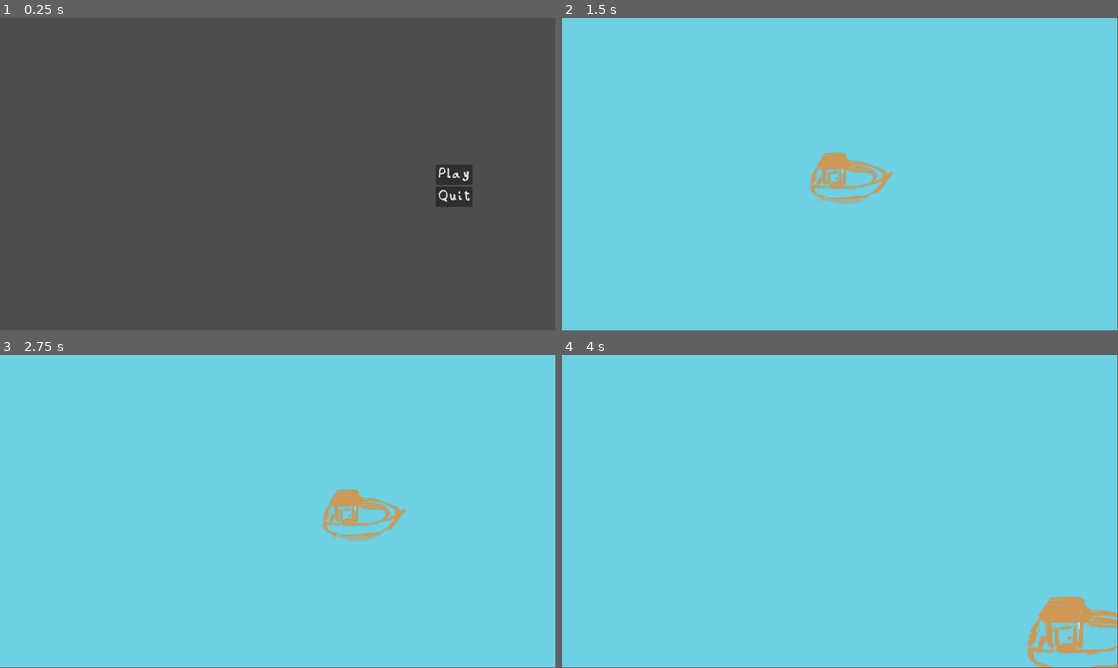
Above: before the commit, frames 1-4 (two rows, left to right).
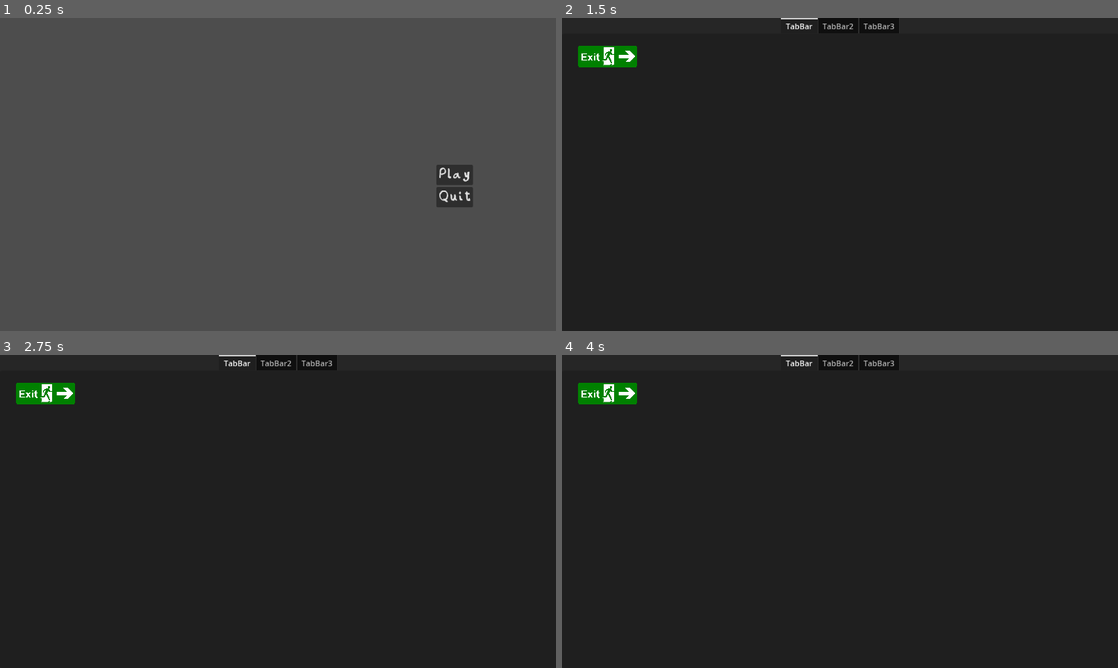
Above: after the commit, the same moments.

Repository: Unigiri-Studio/KelvinGameJam
Game: Godot game, scene res://scene/menu/startMenu.tscn
Same seed, same stepped clock (60 frames per second), same inputs: the game is played once before the commit and once after it.
Inputs (mouse positions are in pixels of both pictures, inside the frame that each line leads up to):
- Up to frame 1 (0.25 s): no input
- Up to frame 2 (1.5 s): click "Play" at 0.5 s; click (600, 55) at 1.27 s
- Up to frame 3 (2.75 s): tap Enter at 2 s; move the mouse to (400, 495) at 2.02 s; press the mouse at (400, 495) at 2.03 s; hold D (sailRight) from 2.03 s (still down)
- Up to frame 4 (4 s): move the mouse to (728, 527) at 2.77 s; release D (sailRight) at 2.78 s; release the mouse at (728, 527) at 2.78 s; hold S (sailBackwards) 2.78-3.53 s; tap Space (modeChange) at 2.85 s; move the mouse to (895, 442) at 3.52 s; press the mouse at (895, 442) at 3.53 s; hold D (sailRight) from 3.53 s (still down)
In our replay, the window is 799x449 before the commit and 800x450 after it. These sizes can differ from the game's own. Grey fills any space a smaller window leaves; there, only what the larger window draws over its background counts as a difference.

The runs differ from the first frame. In frame 1, 0.2% of the frame differs, in the area x 78-85%, y 47-61%; in frame 2, 100%, in the area x 0-100%, y 0-100%; in frame 3, 100%; in frame 4, 100%.

Commit message:
made burger, pause menu, exit

Diff:
--- a/kelvin's-katch/project.godot
+++ b/kelvin's-katch/project.godot
@@ -22,6 +22,11 @@
 [autoload]
 
 DrawLine3d="*res://script/global/DrawLine3D.gd"
+
+[display]
+
+window/stretch/mode="viewport"
+window/stretch/aspect="expand"
 
 [gui]
 
--- /dev/null
+++ b/kelvin's-katch/scene/Catalogue.tscn
@@ -0,0 +1,109 @@
+[gd_scene load_steps=3 format=3 uid="uid://byoia042d5o5"]
+
+[ext_resource type="Script" path="res://script/catalogue/catalogue.gd" id="1_5kvlg"]
+[ext_resource type="Texture2D" uid="uid://cxx4kowtoban7" path="res://assets/exit.png" id="1_xdwo8"]
+
+[node name="Catalog" type="Control"]
+layout_mode = 3
+anchors_preset = 15
+anchor_right = 1.0
+anchor_bottom = 1.0
+grow_horizontal = 2
+grow_vertical = 2
+script = ExtResource("1_5kvlg")
+
+[node name="ColorRect" type="ColorRect" parent="."]
+layout_mode = 1
+anchors_preset = 15
+anchor_right = 1.0
+anchor_bottom = 1.0
+grow_horizontal = 2
+grow_vertical = 2
+color = Color(0.151276, 0.151276, 0.151276, 1)
+
+[node name="CenterContainer" type="CenterContainer" parent="."]
+layout_mode = 1
+anchors_preset = 15
+anchor_right = 1.0
+anchor_bottom = 1.0
+grow_horizontal = 2
+grow_vertical = 2
+
+[node name="TabContainer" type="TabContainer" parent="."]
+layout_mode = 1
+anchors_preset = 15
+anchor_right = 1.0
+anchor_bottom = 1.0
+grow_horizontal = 2
+grow_vertical = 2
+tab_alignment = 1
+current_tab = 0
+
+[node name="TabBar" type="TabBar" parent="TabContainer"]
+layout_mode = 2
+metadata/_tab_index = 0
+
+[node name="Button" type="Button" parent="TabContainer/TabBar"]
+layout_mode = 1
+anchors_preset = 8
+anchor_left = 0.5
+anchor_top = 0.5
+anchor_right = 0.5
+anchor_bottom = 0.5
+offset_left = -548.0
+offset_top = -291.5
+offset_right = -418.0
+offset_bottom = -230.5
+grow_horizontal = 2
+grow_vertical = 2
+icon = ExtResource("1_xdwo8")
+flat = true
+expand_icon = true
+
+[node name="TabBar2" type="TabBar" parent="TabContainer"]
+visible = false
+layout_mode = 2
+metadata/_tab_index = 1
+
+[node name="Button" type="Button" parent="TabContainer/TabBar2"]
+layout_mode = 1
+anchors_preset = 8
+anchor_left = 0.5
+anchor_top = 0.5
+anchor_right = 0.5
+anchor_bottom = 0.5
+offset_left = -548.0
+offset_top = -291.5
+offset_right = -418.0
+offset_bottom = -230.5
+grow_horizontal = 2
+grow_vertical = 2
+icon = ExtResource("1_xdwo8")
+flat = true
+expand_icon = true
+
+[node name="TabBar3" type="TabBar" parent="TabContainer"]
+visible = false
+layout_mode = 2
+metadata/_tab_index = 2
+
+[node name="Button" type="Button" parent="TabContainer/TabBar3"]
+layout_mode = 1
+anchors_preset = 8
+anchor_left = 0.5
+anchor_top = 0.5
+anchor_right = 0.5
+anchor_bottom = 0.5
+offset_left = -548.0
+offset_top = -291.5
+offset_right = -418.0
+offset_bottom = -230.5
+grow_horizontal = 2
+grow_vertical = 2
+icon = ExtResource("1_xdwo8")
+flat = true
+expand_icon = true
+
+[connection signal="pressed" from="TabContainer/TabBar/Button" to="." method="_on_button_pressed"]
+[connection signal="pressed" from="TabContainer/TabBar2/Button" to="." method="_on_button_pressed"]
+[connection signal="pressed" from="TabContainer/TabBar3/Button" to="." method="_on_button_pressed"]
--- a/kelvin's-katch/scene/main.tscn
+++ b/kelvin's-katch/scene/main.tscn
@@ -1,13 +1,16 @@
-[gd_scene load_steps=4 format=3 uid="uid://b7ym30s3dqf1i"]
+[gd_scene load_steps=6 format=3 uid="uid://b7ym30s3dqf1i"]
 
 [ext_resource type="PackedScene" uid="uid://civ6o0pdiqoww" path="res://scene/player/player.tscn" id="1_amkwu"]
 [ext_resource type="Script" path="res://script/boid-demo/main.gd" id="1_s5pci"]
+[ext_resource type="Script" path="res://script/main.gd" id="1_vdc30"]
+[ext_resource type="Texture2D" uid="uid://dx3me2ddiv3xj" path="res://assets/hamburger.png" id="3_veglv"]
 
 [sub_resource type="Environment" id="Environment_mkmn8"]
 background_mode = 1
 background_color = Color(0.426014, 0.81733, 0.889096, 1)
 
 [node name="main" type="Node3D"]
+script = ExtResource("1_vdc30")
 
 [node name="world" type="Node3D" parent="."]
 
@@ -23,3 +26,23 @@
 [node name="Camera" type="Camera3D" parent="."]
 transform = Transform3D(1, 0, 0, 0, 0.707107, 0.707107, 0, -0.707107, 0.707107, 0, 15, 15)
 script = ExtResource("1_s5pci")
+
+[node name="Hamburger" type="Control" parent="."]
+layout_mode = 3
+anchors_preset = 15
+anchor_right = 1.0
+anchor_bottom = 1.0
+grow_horizontal = 2
+grow_vertical = 2
+
+[node name="Button" type="Button" parent="Hamburger"]
+layout_mode = 0
+offset_left = 32.0
+offset_top = 35.0
+offset_right = 123.0
+offset_bottom = 116.0
+icon = ExtResource("3_veglv")
+vertical_icon_alignment = 0
+expand_icon = true
+
+[connection signal="pressed" from="Hamburger/Button" to="." method="_on_button_pressed"]
--- /dev/null
+++ b/kelvin's-katch/script/catalogue/catalogue.gd
@@ -0,0 +1,17 @@
+extends Control
+
+
+# Called when the node enters the scene tree for the first time.
+func _ready() -> void:
+	process_mode = Node.PROCESS_MODE_WHEN_PAUSED
+
+
+# Called every frame. 'delta' is the elapsed time since the previous frame.
+func _process(delta: float) -> void:
+	pass
+
+
+func _on_button_pressed() -> void:
+	#get_tree().change_scene_to_file("res://scene/main.tscn")
+	get_tree().paused = false
+	self.hide()
--- /dev/null
+++ b/kelvin's-katch/script/main.gd
@@ -0,0 +1,20 @@
+extends Node3D
+
+var catalogue_scene = load("res://scene/Catalogue.tscn").instantiate()
+
+
+# Called when the node enters the scene tree for the first time.
+func _ready() -> void:
+	add_child(catalogue_scene)
+	catalogue_scene.hide()
+	process_mode = Node.PROCESS_MODE_PAUSABLE
+
+
+# Called every frame. 'delta' is the elapsed time since the previous frame.
+func _process(delta: float) -> void:
+	pass
+
+
+func _on_button_pressed() -> void:
+	get_tree().paused = true
+	catalogue_scene.show()
--- a/kelvin's-katch/script/menu/start_menu.gd
+++ b/kelvin's-katch/script/menu/start_menu.gd
@@ -2,8 +2,7 @@
 
 # Called when the node enters the scene tree for the first time.
 func _ready():
-	pass # Replace with function body.
-
+	process_mode = Node.PROCESS_MODE_ALWAYS
 
 # Called every frame. 'delta' is the elapsed time since the previous frame.
 func _process(delta):
@@ -12,6 +11,7 @@
 
 func _start_button_pressed():
 	get_tree().change_scene_to_file("res://scene/main.tscn")
+	#get_tree().paused = false
 
 
 func _quit_button_pressed():
Binary file added: kelvin's-katch/assets/exit.png
Not shown, added: kelvin's-katch/assets/exit.png.import
Binary file added: kelvin's-katch/assets/hamburger.png
Not shown, added: kelvin's-katch/assets/hamburger.png.import
